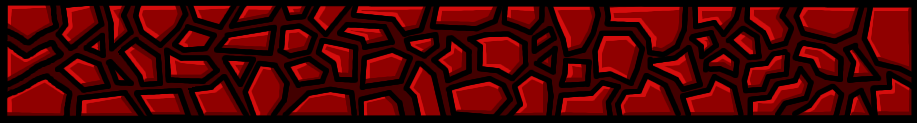
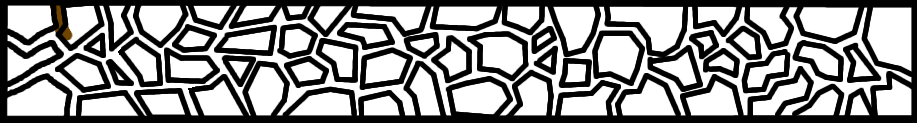
Comparing the layer stacks of the two 917x123 images. Changes:
added layer "Brown" above "Red" over [48, 5, 73, 41]
hid "Red" over [6, 5, 912, 117]
